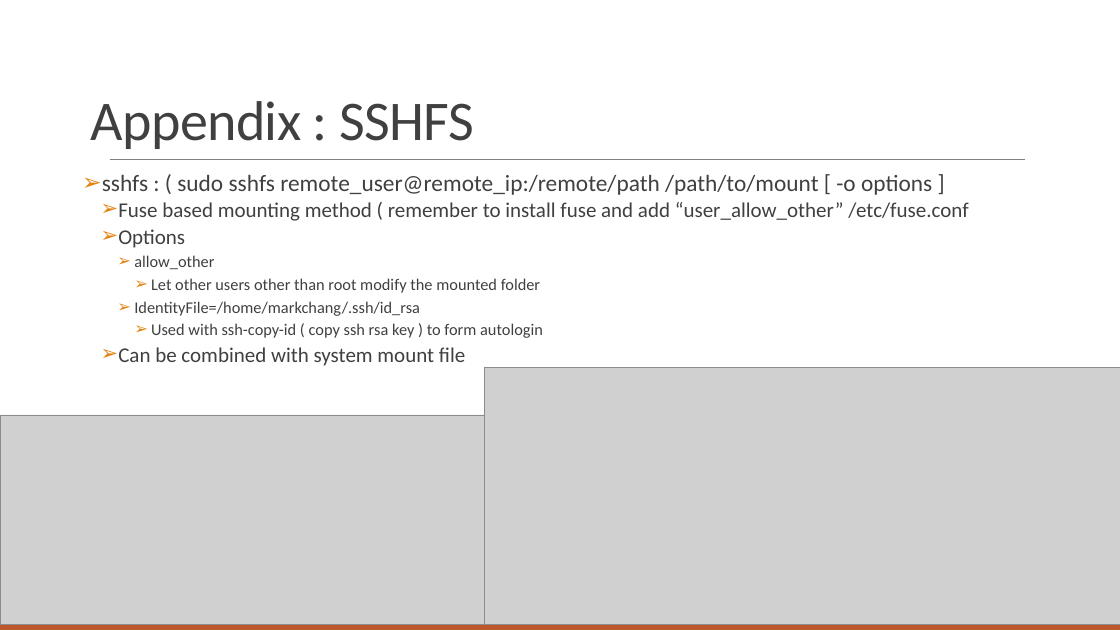
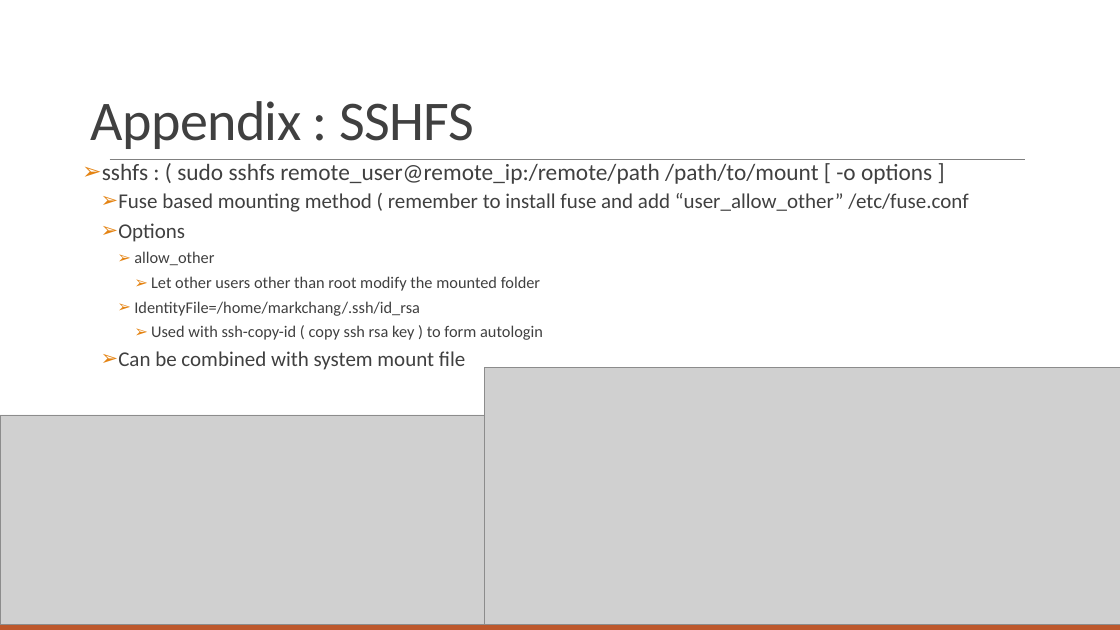
Before and after one commit to YumingChang02/arch_summer_2019, a slide deck: slide 19 of Introduction to docker.pptx. Drawn at 1120x630 pixels with LibreOffice and Linux fonts; fonts in the diff are those of the drawing; grey boxes stand for pictures. Boxes give left, top, right and bottom in pixels: in the first picture for what was removed or moved away, otherwise in the second. Text is boxed around its words. In the diff, an @@ line names an element or a change of style, - is before the commit and + after.

Commit message:
2019/7/3 1140 pm

```diff
--- a/Introduction to docker.pptx
+++ b/Introduction to docker.pptx
@@ text "sshfs : ( sudo sshfs ...": place and size @@
-text "sshfs : ( sudo sshfs ..." at (102, 175, 968, 366)
+text "sshfs : ( sudo sshfs ..." at (102, 164, 968, 370)
@@ text "sshfs : ( sudo sshfs ..." at (102, 164, 968, 370): line spacing 0.8 to 0.9 @@
```
Also in this commit, not shown: 6 slides added.
